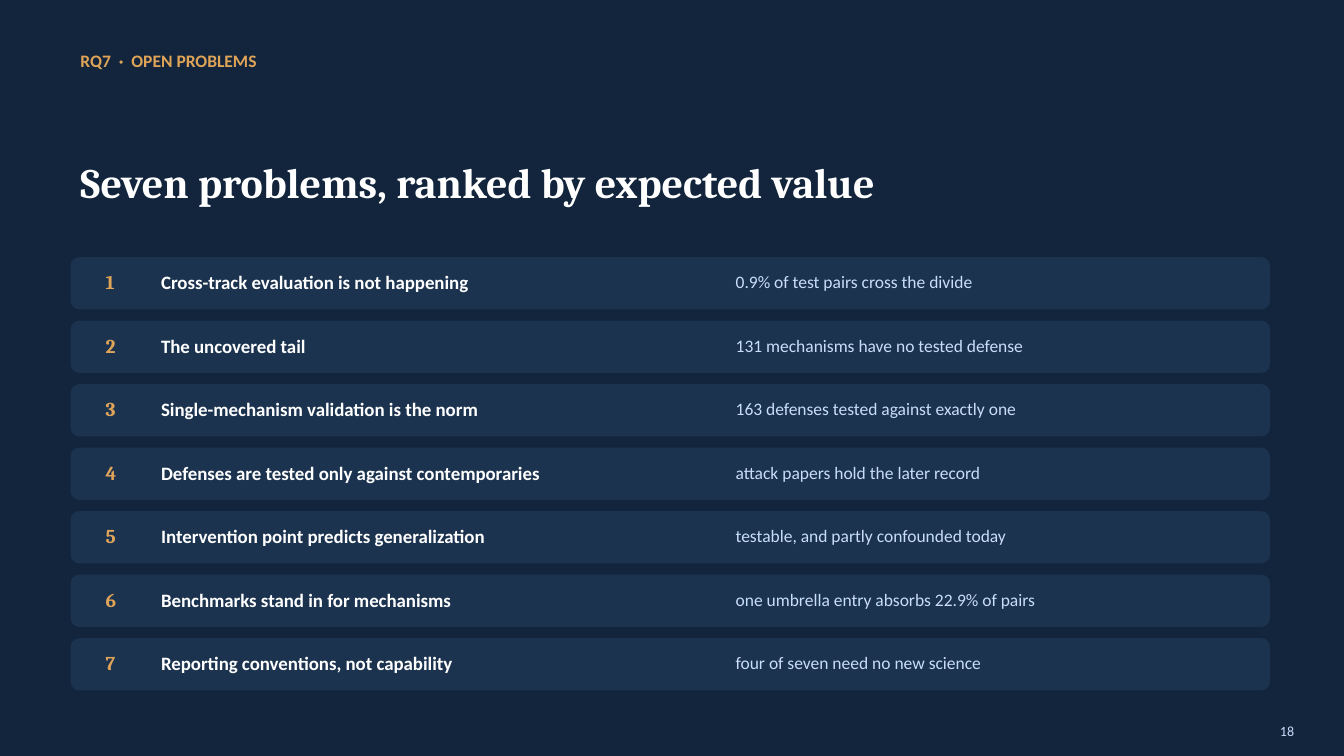
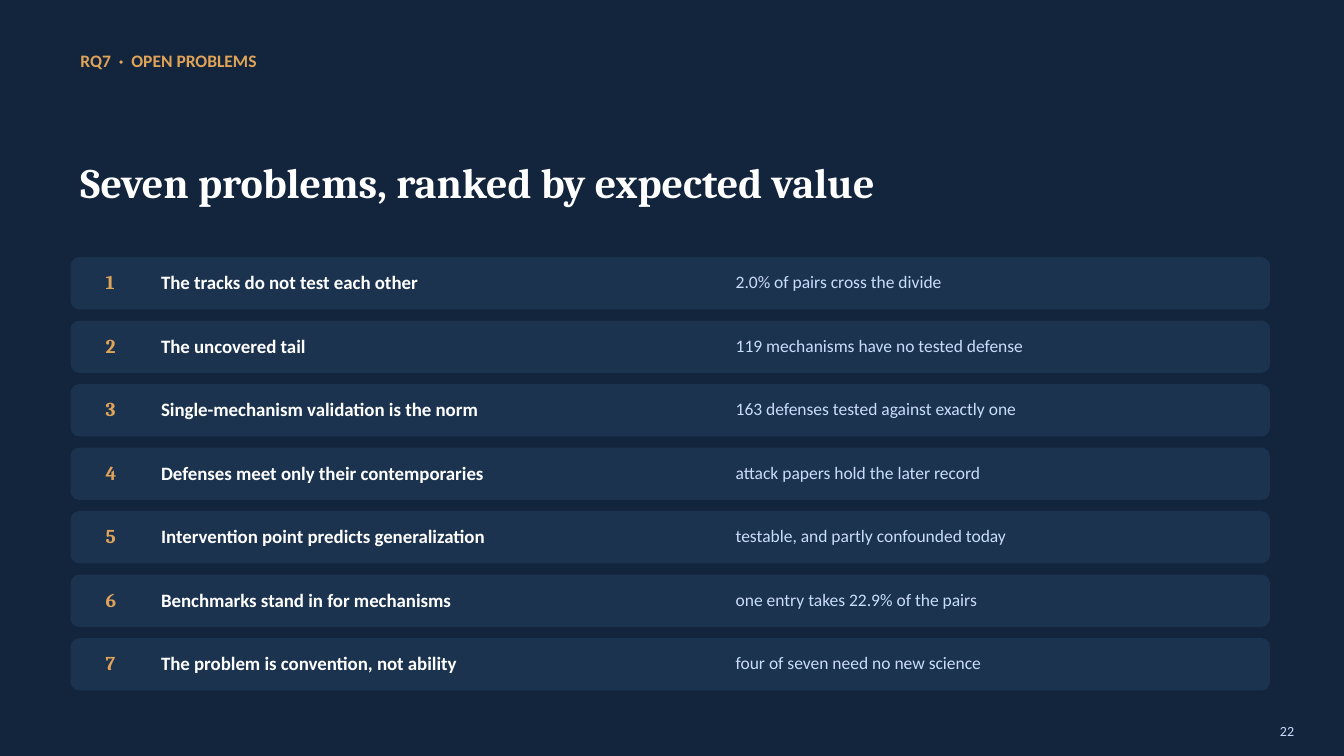
Before and after one commit to Nyamtulla/context_poison, a slide deck: slide 22 of context_sok_results_presentation.pptx (slide 18 before the commit). Drawn at 1344x756 pixels with LibreOffice and Linux fonts; fonts in the diff are those of the drawing. Boxes give left, top, right and bottom in pixels: in the first picture for what was removed or moved away, otherwise in the second. Text is boxed around its words. In the diff, an @@ line names an element or a change of style, - is before the commit and + after.

```diff
--- a/context_sok_results_presentation.pptx
+++ b/context_sok_results_presentation.pptx
@@ text at (161,275,418,289): text changed @@
-Cross-track evaluation is not happening
+The tracks do not test each other
@@ text at (736,276,941,291): text changed @@
-0.9% of test pairs cross the divide
+2.0% of pairs cross the divide
@@ text at (736,340,1023,352): text changed @@
-131 mechanisms have no tested defense
+119 mechanisms have no tested defense
@@ text at (161,466,484,483): text changed @@
-Defenses are tested only against contemporaries
+Defenses meet only their contemporaries
@@ text at (736,594,977,609): text changed @@
-one umbrella entry absorbs 22.9% of pairs
+one entry takes 22.9% of the pairs
@@ text at (161,656,457,673): text changed @@
-Reporting conventions, not capability
+The problem is convention, not ability
@@ text at (1280,727,1294,736): text changed @@
-18
+22
```
Also in this commit, not shown: 19 other slides changed, 4 slides added, 5 other files.
